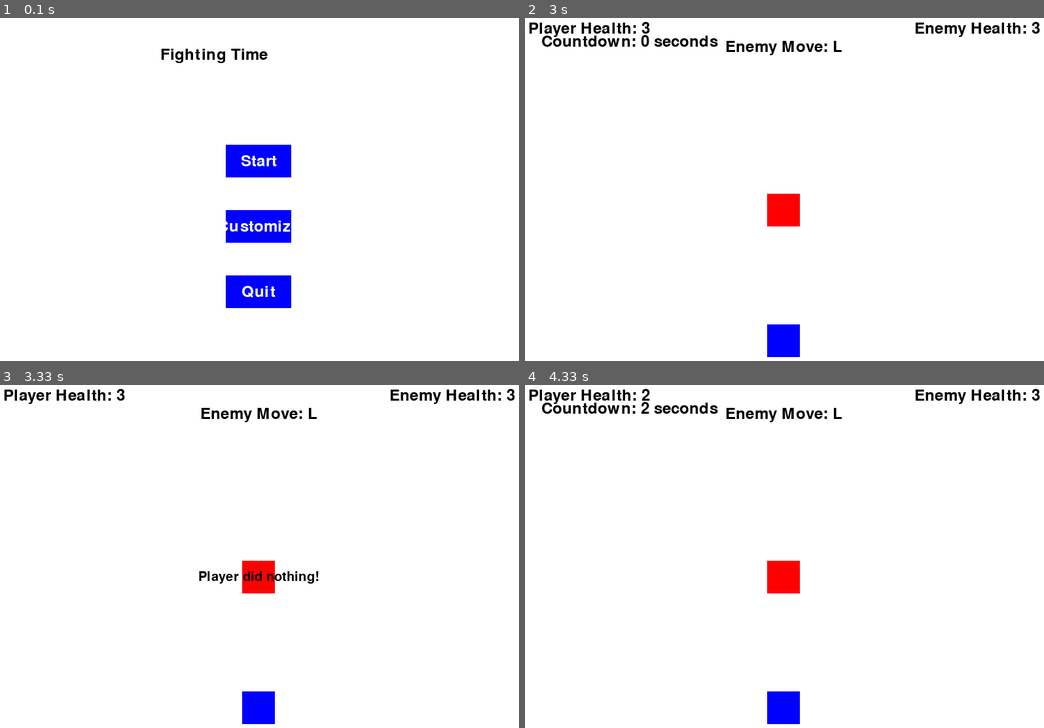
Above: before the commit, frames 1-4 (two rows, left to right).
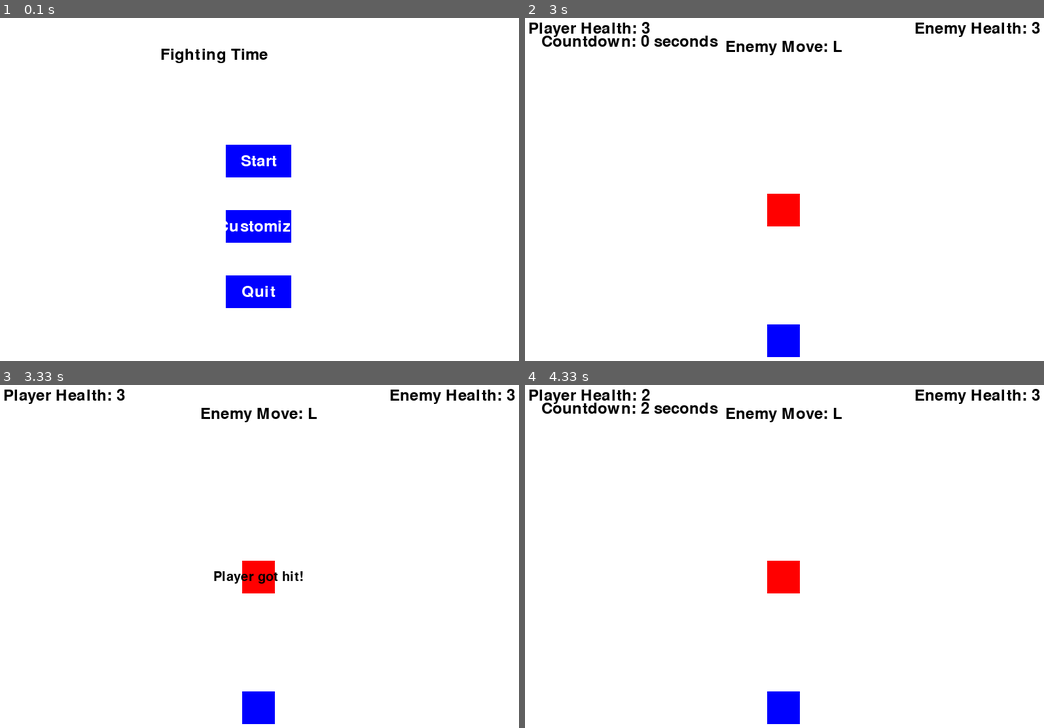
Above: after the commit, the same moments.

Repository: PKim59/ACIT2515_PygameProject
Game: pygame game, started from main.py
Same seed, same stepped clock (60 frames per second), same inputs: the game is played once before the commit and once after it.
Inputs:
- Up to frame 1 (0.1 s): no input
- Up to frame 2 (3 s): click "Start" at 0.38 s; hold D 0.67-1.13 s; hold W 1.17-1.63 s
- Up to frame 3 (3.33 s): no input
- Up to frame 4 (4.33 s): no input

Frames 1-2 are identical in both runs. In frame 3, 0.4% of the frame differs, in the area x 38-62%, y 54-58%; in frame 4, nothing differs.

Commit message:
post demo, got notes from Tim

Diff:
--- a/main.py
+++ b/main.py
@@ -25,6 +25,7 @@
     if choice == "start":
         # Start the game
         main_game(screen, clock, level=1)
+        #return from loop in game_screen and add logic that looks for player.hp being returned.
     elif choice == "customize":
         customize_screen = CustomizeScreen()
         customize_screen.run()
--- /dev/null
+++ b/patterns copy.toml
@@ -0,0 +1,12 @@
+[Enemy1]
+fpattern = [ "Rest",]
+pattern = [ "L", "L", "R", "L", "L", "R", "L", "L", "Both", "Rest", "Rest",]
+
+[Enemy2]
+pattern = [ "R", "R", "Both", "L", "L", "Both", "Both", "Both", "Both", "Rest",]
+
+[Enemy3]
+pattern = [ "L", "R", "L", "R", "L", "L", "R", "R", "Both", "Both", "L", "Both", "Rest",]
+
+[CustomEnemy]
+pattern = []
--- a/screens/defeat_screen.py
+++ b/screens/defeat_screen.py
@@ -29,7 +29,7 @@
             for event in pygame.event.get():
                 if event.type == pygame.QUIT:
                     pygame.quit()
-                elif event.type == pygame.MOUSEBUTTONDOWN and event.button == 1:
+                elif event.type == pygame.MOUSEBUTTONDOWN:
                     if restart_button.collidepoint(event.pos):
                         running = False  # Exit the loop
 
--- a/screens/game_screen.py
+++ b/screens/game_screen.py
@@ -41,29 +41,22 @@
     pygame.time.delay(duration)
 
 def update_positions():
-    global isAnimating, original_player_pos, original_enemy_pos, isReturning
-    if isAnimating:
-        if not isReturning:
-            midpoint_x = (original_player_pos[0] + original_enemy_pos[0]) / 2
-            midpoint_y = (original_player_pos[1] + original_enemy_pos[1]) / 2
-
-            player.rect.x = midpoint_x if player.rect.x < midpoint_x else midpoint_x
-            player.rect.y = midpoint_y if player.rect.y < midpoint_y else midpoint_y
-            enemy.rect.x = midpoint_x if enemy.rect.x < midpoint_x else midpoint_x
-            enemy.rect.y = midpoint_y if enemy.rect.y < midpoint_y else midpoint_y
-
-            isReturning = True
-        else:
-            player.rect.x = original_player_pos[0]
-            player.rect.y = original_player_pos[1]
-            enemy.rect.x = original_enemy_pos[0]
-            enemy.rect.y = original_enemy_pos[1]
-
-            isAnimating = False
-            isReturning = False
+    player.rect.x = 450
+    player.rect.y = 450
+    enemy.rect.x = 440
+    enemy.rect.y = 440
+    pygame.display.flip()
+
+
+def return_positions():
+    player.rect.x = original_player_pos[0]
+    player.rect.y = original_player_pos[1]
+    enemy.rect.x = original_enemy_pos[0]
+    enemy.rect.y = original_enemy_pos[1]
+    pygame.display.flip()
 
 def main_game(screen, clock, level=1, custom_pattern=None):
-    global original_player_pos, original_enemy_pos, isAnimating
+    player = Player()
     start_time = pygame.time.get_ticks()
     player_input = None
     isAnimating = False
@@ -122,8 +115,6 @@
         screen.blit(enemy_move_text, text_rect)
 
         pygame.display.flip()
-        update_positions()
-        isAnimating = False
 
         for event in pygame.event.get():
             if event.type == pygame.QUIT:
@@ -148,28 +139,35 @@
                     or (player_input == "d" and enemy_move == "R")
                     or (player_input == "s" and enemy_move == "Both")
                 ):
-                    isAnimating = True
-                    print(f"isAnimating: {isAnimating}")
                     update_positions()
                     success_text = font.render("PARRY!", True, (0, 0, 0))
                     success_location = success_text.get_rect(center=(400, 500))
                     screen.blit(success_text, success_location)
                     pygame.display.flip()
                     pygame.time.delay(1000)
-
+                    return_positions()
+                    player_input = None
+                elif (
+                    (player_input == "a" and enemy_move == "Rest") or
+                    (player_input == "d" and enemy_move == "Rest") or
+                    (player_input == "s" and enemy_move == "Rest")
+                    ):
+                    display_message(screen, "Enemy Heals 1 HP", 30, 1000)
+                    enemy.hp += 1
+                    player_input = None
                 elif (player_input == "w" and enemy_move == "Rest"):
                     display_message(screen, "Player attacked the enemy!", 30, 1000)
                     enemy.hp -= 1
+                    player_input = None
                 else:
-                    display_message(screen, "Player did nothing!", 30, 1000)
+                    display_message(screen, "Player got hit!", 30, 1000)
                     player.hp -= 1
+                    player_input = None
                 # print(enemy_pattern_index)
                 # print(enemy.get_next_move(enemy_pattern_index))
                 # print(enemies)
                 enemy_pattern_index = (enemy_pattern_index + 1)
                 start_time = pygame.time.get_ticks()
-
-        update_positions()
 
         remaining_time = max(0, timer_interval - (pygame.time.get_ticks() - start_time))
 
@@ -187,7 +185,6 @@
                     enemy = enemies[enemy_counter + 1]
                 enemy.hp = 3
                 enemy_pattern_index = 0
-                successful_parry = False
                 pygame.display.flip()
 
         # Check for game over conditions
@@ -208,8 +205,9 @@
         pygame.display.flip()
         clock.tick(FPS)
 
-    pygame.quit()
-    sys.exit()
+    return player.hp
+    # pygame.quit()
+    # sys.exit()
 
 if __name__ == "__main__":
     # Add any additional initialization or calls here if needed
